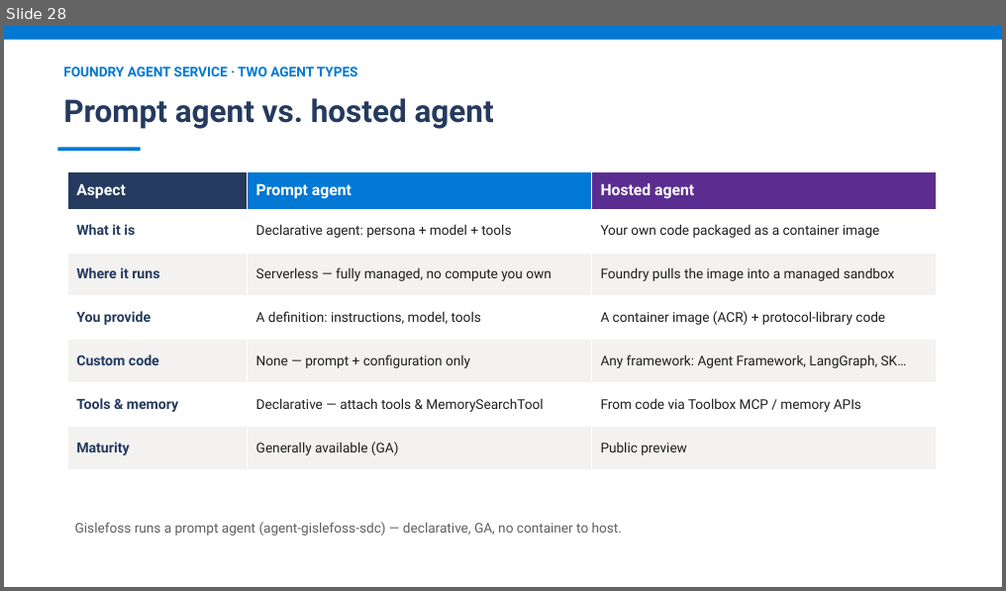
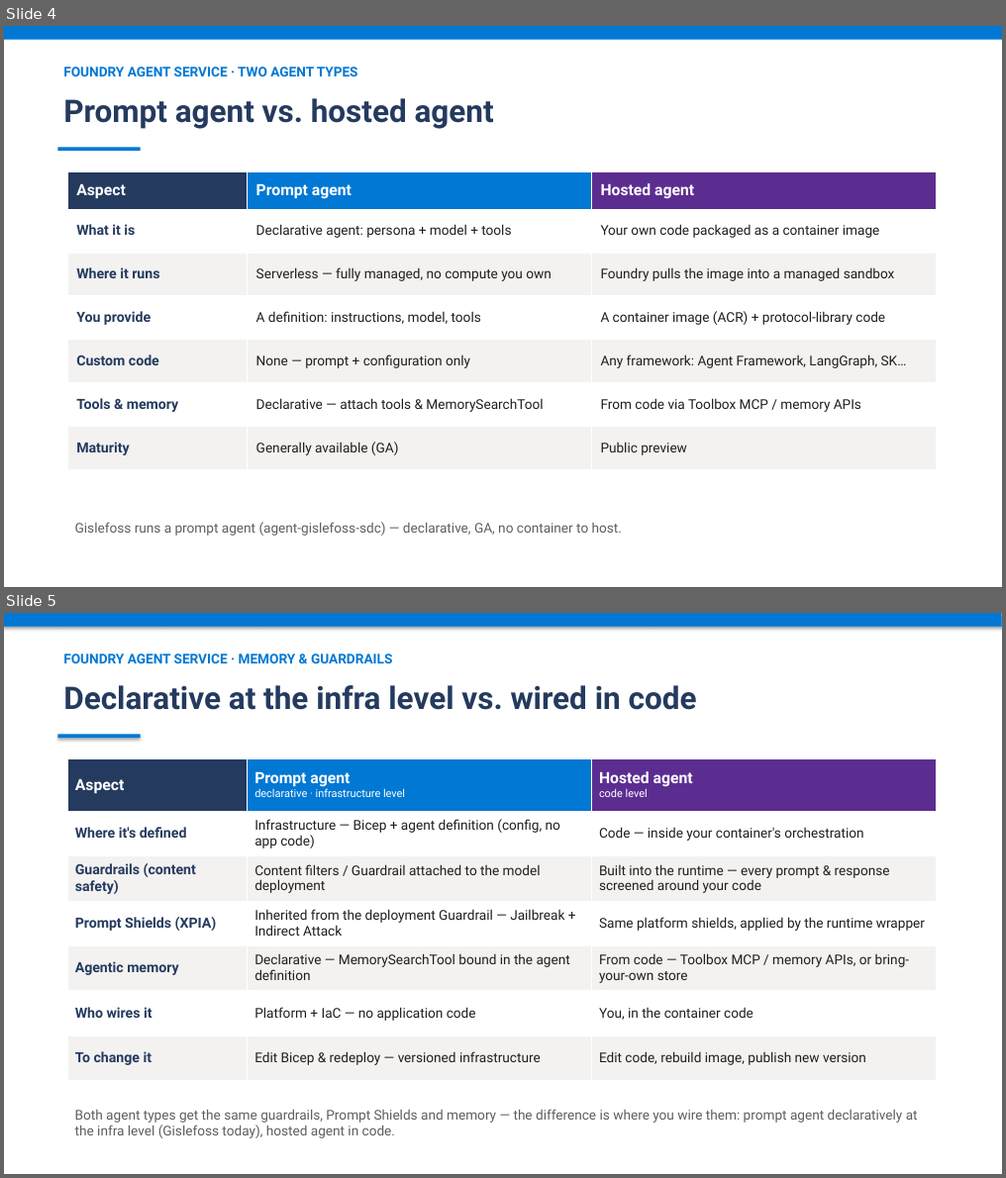
Before and after one commit to mchudinov/Gislefoss, a slide deck: docs/prompt-shields-vs-guardrails.pptx. Shown one above the other, each under a label of ours: slide 28 before the commit, slides 4 and 5 after it. The pictures are 1006x591 and 1006x1178 pixels, drawn with LibreOffice and Linux fonts; fonts in the diff are those of the drawing. Boxes give left, top, right and bottom in pixels: in the first picture for what was removed or moved away, otherwise in the second. Text is boxed around its words. In the diff, an @@ line names an element or a change of style, - is before the commit and + after.

Commit message:
Agents presento.

```diff
--- a/docs/prompt-shields-vs-guardrails.pptx
+++ b/docs/prompt-shields-vs-guardrails.pptx
@@ slide 5 added at bbox=[4, 613, 1002, 1174], background #FFFFFF @@
@@ rectangle added at bbox=[4, 613, 1002, 627], fill #0078D4 @@
@@ text added at bbox=[63, 654, 392, 663], 13 pt, text #0078D4, bold @@
+FOUNDRY AGENT SERVICE · MEMORY & GUARDRAILS
@@ text added at bbox=[63, 685, 697, 710], 30 pt, text #243A5E, bold @@
+Declarative at the infra level vs. wired in code
@@ rectangle added at bbox=[57, 735, 141, 738], fill #0078D4 @@
@@ table added at bbox=[67, 759, 936, 1081], 7 rows, 3 columns @@
+Aspect | Prompt agent / declarative · infrastructure level | Hosted agent / code level
+Where it's defined | Infrastructure — Bicep + agent definition (config, no app code) | Code — inside your container's orchestration
+Guardrails (content safety) | Content filters / Guardrail attached to the model deployment | Built into the runtime — every prompt & response screened around your code
+Prompt Shields (XPIA) | Inherited from the deployment Guardrail — Jailbreak + Indirect Attack | Same platform shields, applied by the runtime wrapper
+Agentic memory | Declarative — MemorySearchTool bound in the agent definition | From code — Toolbox MCP / memory APIs, or bring-your-own store
+Who wires it | Platform + IaC — no application code | You, in the container code
+To change it | Edit Bicep & redeploy — versioned infrastructure | Edit code, rebuild image, publish new version
@@ text added at bbox=[75, 1109, 918, 1139], 13 pt, text #605E5C @@
+Both agent types get the same guardrails, Prompt Shields and memory — the difference is where you wire them: prompt agent declaratively at the infra level (Gislefoss today), hosted agent in code.
@@ what was slide 28 is now slide 4 @@
```
Also in this commit, not shown: 2 slides changed.
